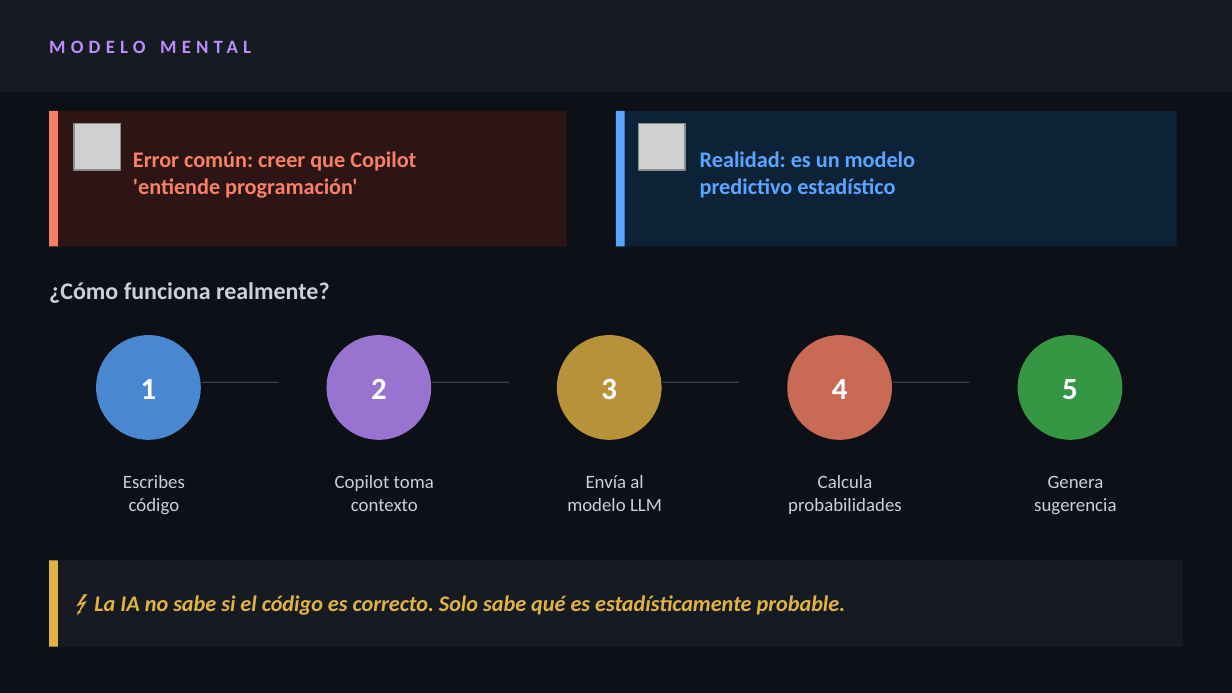
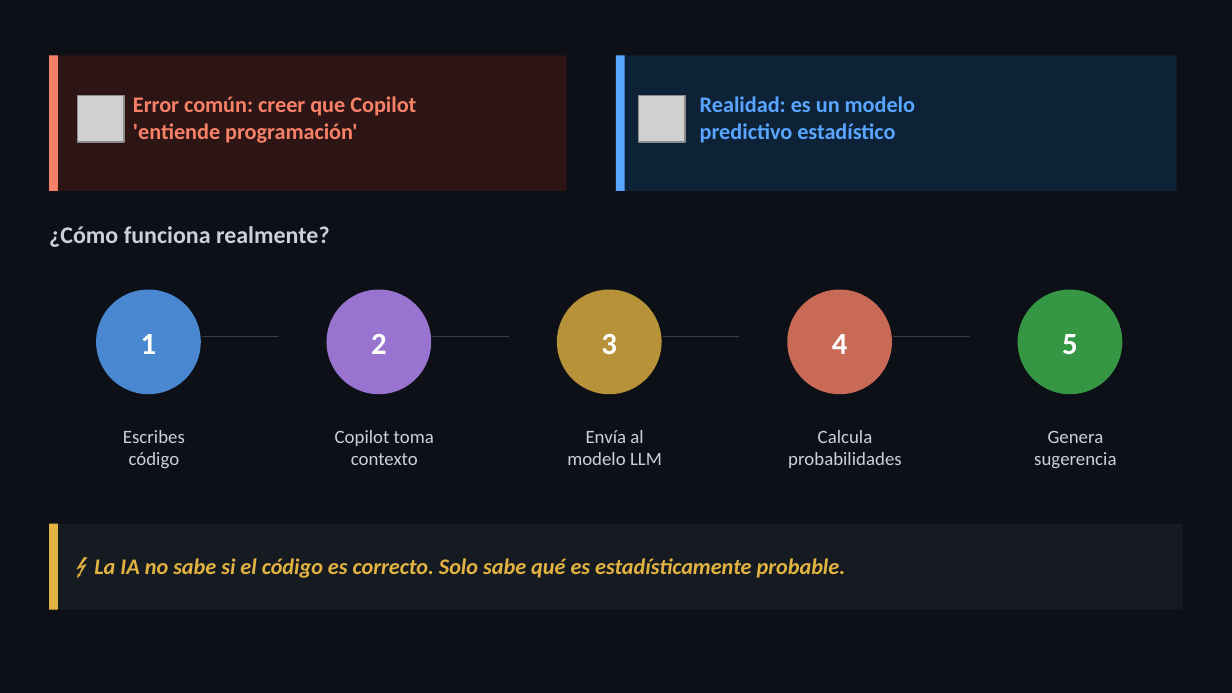
Before and after one commit to luciaviera/investigacion-GtiHubCopilot-FIS, a slide deck: slide 4 of presentacion.pptx (slide 3 before the commit). Drawn at 1232x693 pixels with LibreOffice and Linux fonts; fonts in the diff are those of the drawing; grey boxes stand for pictures. Boxes give left, top, right and bottom in pixels: in the first picture for what was removed or moved away, otherwise in the second. Text is boxed around its words. In the diff, an @@ line names an element or a change of style, - is before the commit and + after.

```diff
--- a/presentacion.pptx
+++ b/presentacion.pptx
@@ rectangle removed at [0,0,1232,92] @@
@@ text removed at [49,12,1158,80] @@
-MODELO MENTAL
@@ 4 rectangles, 3 texts: place and size @@
-4 rectangles, 3 texts at [49,111,1177,303]
+4 rectangles, 3 texts at [49,55,1177,247]
@@ picture: place and size @@
-picture at [74,123,121,170]
+picture at [78,95,124,142]
@@ picture: place and size @@
-picture at [638,123,685,170]
+picture at [638,95,685,142]
@@ 10 texts, 5 ellipses, 4 rectangles: place and size @@
-10 texts, 5 ellipses, 4 rectangles at [96,335,1122,514]
+10 texts, 5 ellipses, 4 rectangles at [96,290,1122,468]
@@ 2 rectangles, 1 text: place and size @@
-2 rectangles, 1 text at [49,561,1183,647]
+2 rectangles, 1 text at [49,524,1183,610]
```
Also in this commit, not shown: 11 slides added, 2 slides removed.
